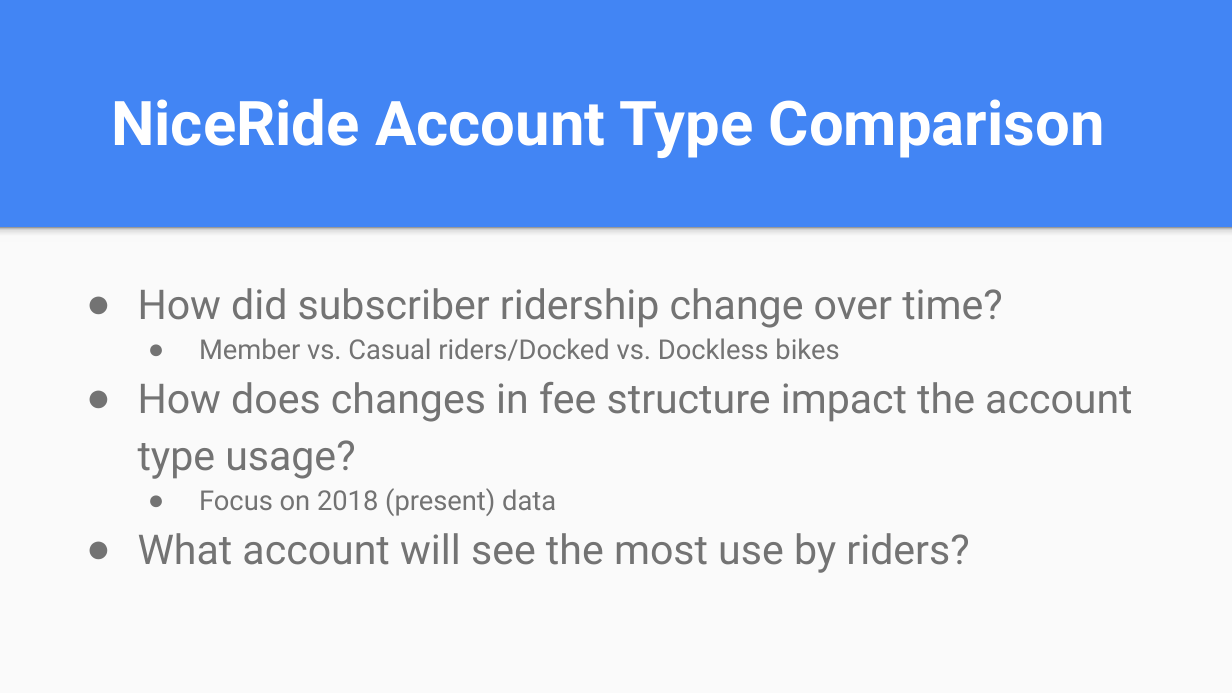
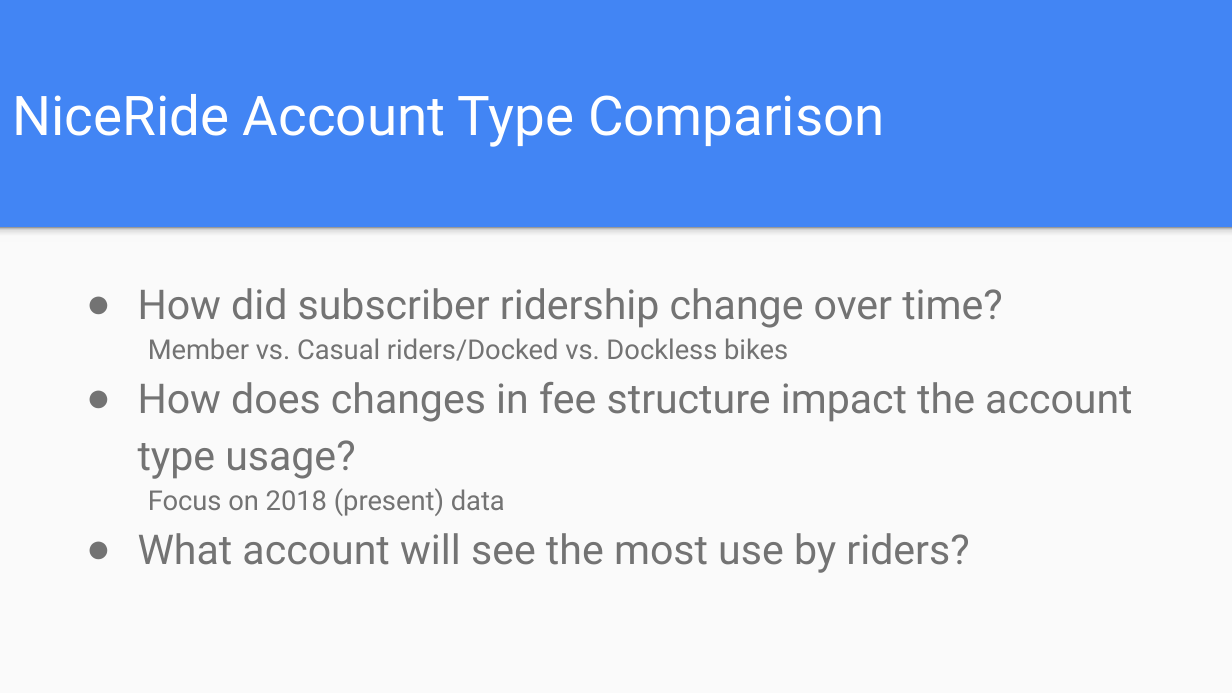
Before and after one commit to tdrygg/Group-Project, a slide deck: slide 18 of Patterns_In_NiceRide_Group6_Final.pptx. Drawn at 1232x693 pixels with LibreOffice and Linux fonts; fonts in the diff are those of the drawing. Boxes give left, top, right and bottom in pixels: in the first picture for what was removed or moved away, otherwise in the second. Text is boxed around its words. In the diff, an @@ line names an element or a change of style, - is before the commit and + after.

```diff
--- a/Patterns_In_NiceRide_Group6_Final.pptx
+++ b/Patterns_In_NiceRide_Group6_Final.pptx
@@ title "NiceRide Account Type Comparison": place and size @@
-title "NiceRide Account Type Comparison" at (111,99,1105,158)
+title "NiceRide Account Type Comparison" at (12,94,885,147)
@@ title "NiceRide Account Type Comparison" at (12,94,885,147): size 36 to 32 pt, bold off; alignment centre to left @@
@@ text at (148,338,788,516): bullet ● to none @@
```
Also in this commit, not shown: 11 other slides changed, 2 slides removed.
